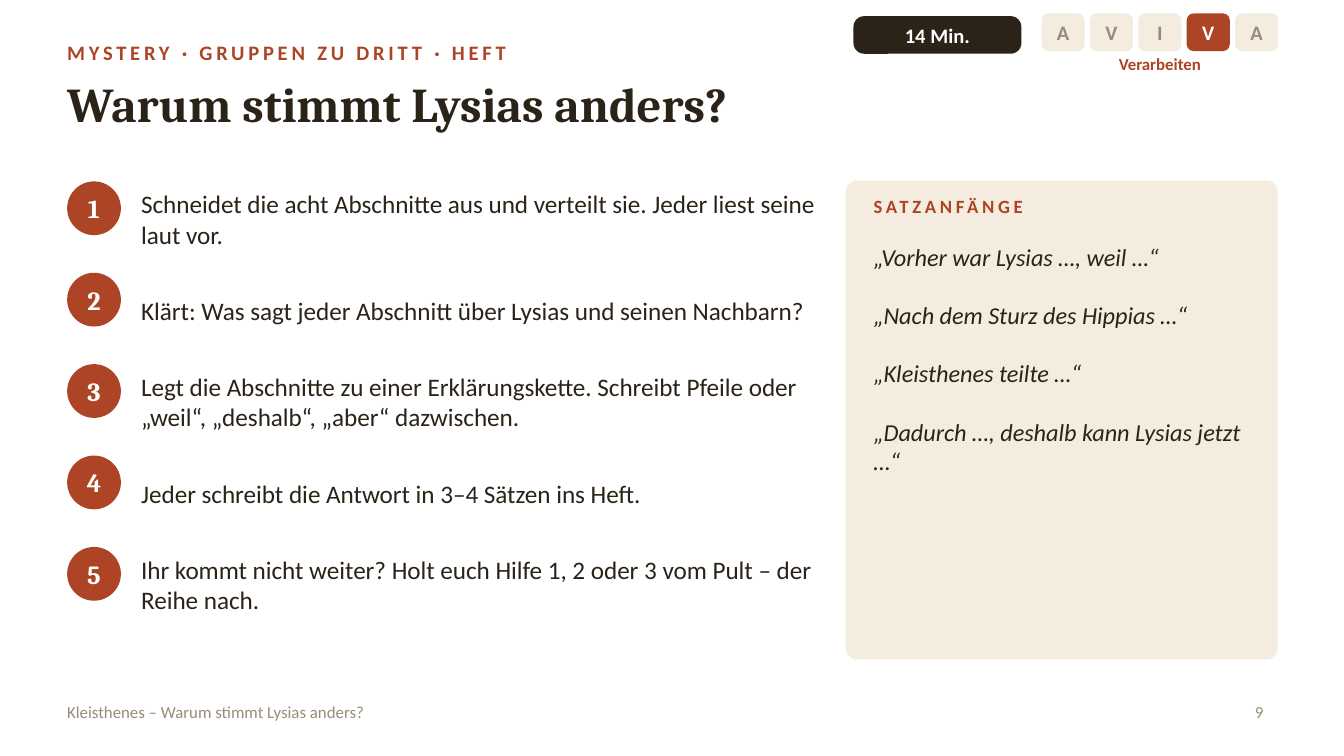
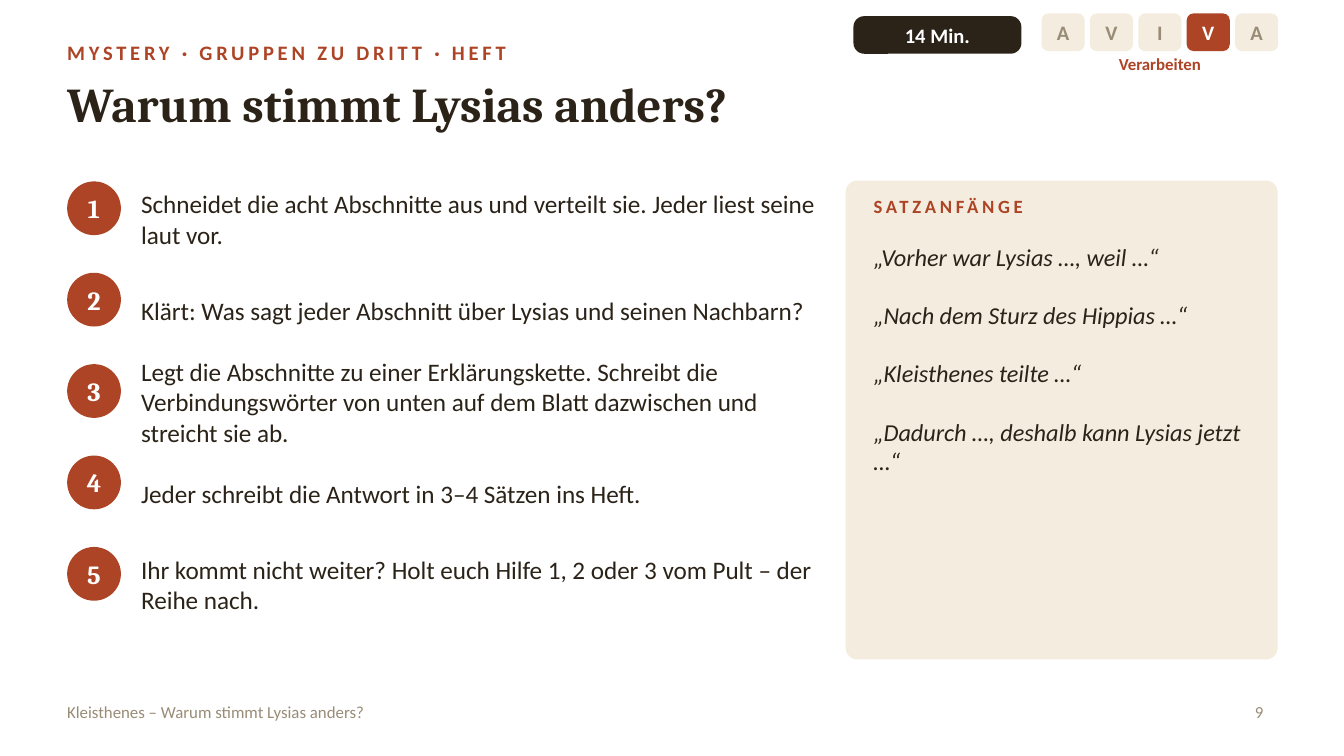
Before and after one commit to golzkonstantin-gif/Schule, a slide deck: slide 9 of Geschichte_11/Stunde_Kleisthenes/Folien_Kleisthenes.pptx. Drawn at 1344x756 pixels with LibreOffice and Linux fonts; fonts in the diff are those of the drawing. Boxes give left, top, right and bottom in pixels: in the first picture for what was removed or moved away, otherwise in the second. Text is boxed around its words. In the diff, an @@ line names an element or a change of style, - is before the commit and + after.

```diff
--- a/Geschichte_11/Stunde_Kleisthenes/Folien_Kleisthenes.pptx
+++ b/Geschichte_11/Stunde_Kleisthenes/Folien_Kleisthenes.pptx
@@ text at (141, 363, 758, 442): text changed @@
-Legt die Abschnitte zu einer Erklärungskette. Schreibt Pfeile oder „weil“, „deshalb“, „aber“ dazwischen.
+Legt die Abschnitte zu einer Erklärungskette. Schreibt die Verbindungswörter von unten auf dem Blatt dazwischen und streicht sie ab.
```
Also in this commit, not shown: 1 other slide changed, 9 other files.
